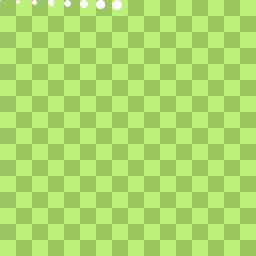
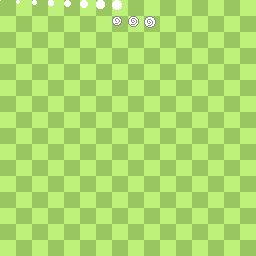
The second 256px x 256px image is a revision of the first. Changes to its layers:
painted on "Layer" over [112, 16, 156, 28]
